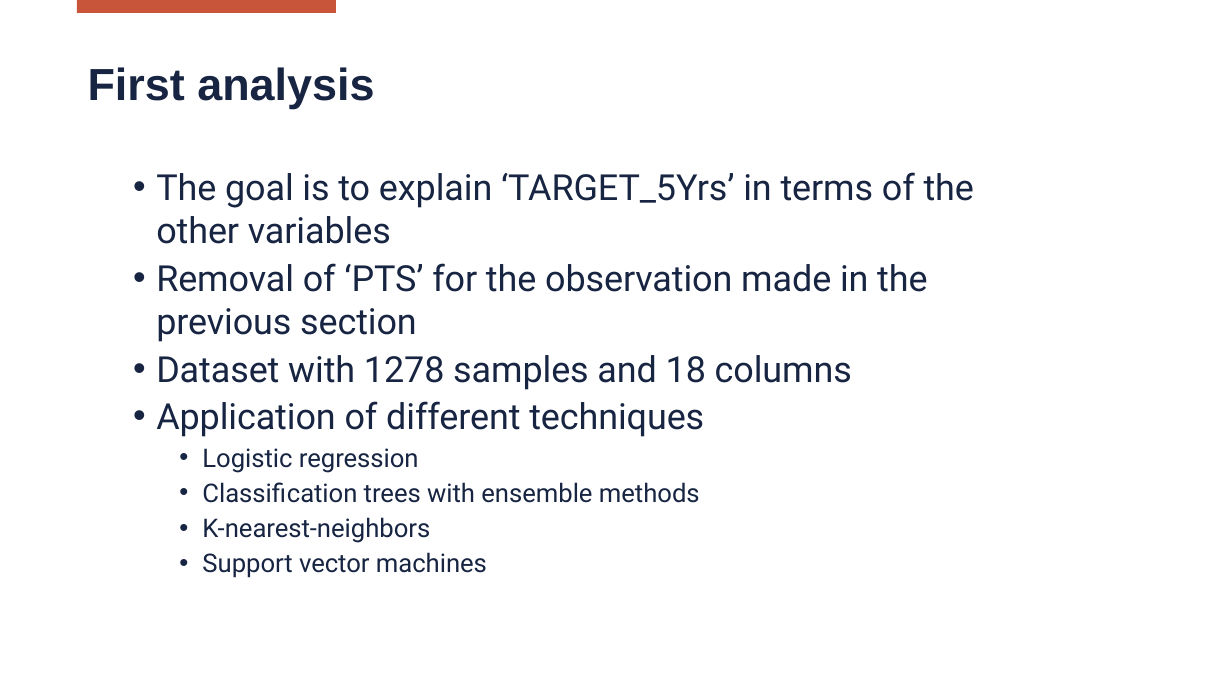
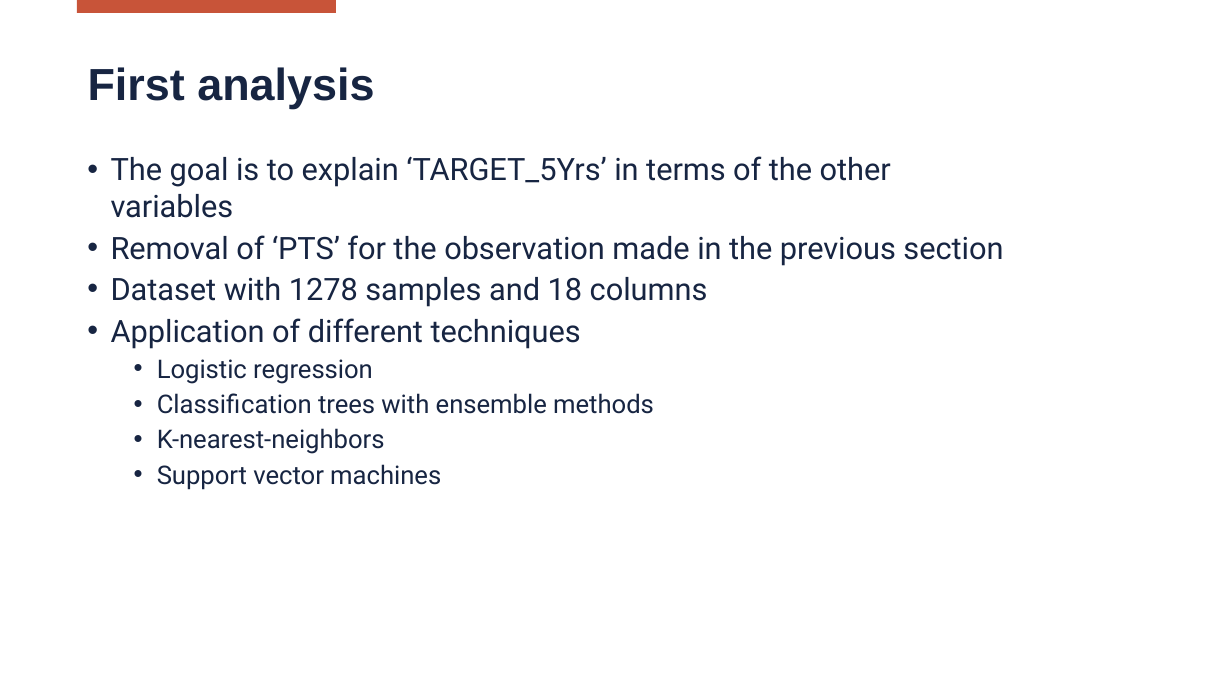
Before and after one commit to Matteo-Locatelli/SL_Project_2223, a slide deck: slide 26 of reports/Presentation.pptx. Drawn at 1232x693 pixels with LibreOffice and Linux fonts; fonts in the diff are those of the drawing; background and template pictures are left out. Boxes give left, top, right and bottom in pixels: in the first picture for what was removed or moved away, otherwise in the second. Text is boxed around its words. In the diff, an @@ line names an element or a change of style, - is before the commit and + after.

```diff
--- a/reports/Presentation.pptx
+++ b/reports/Presentation.pptx
@@ text "The goal is to explain ..." moved from (x1=156, y1=172, x2=974, y2=578) to (x1=111, y1=156, x2=1003, y2=490) @@
@@ text at (x1=111, y1=156, x2=1003, y2=349): size 28 to 24 pt in "The goal is to explain ‘TARGET_5Yrs’ in ...", "Removal of ‘PTS’ for the observation made ...", "Dataset with 1278 samples and 18 columns", "Application of different techniques" @@
```
Also in this commit, not shown: 33 other slides changed.
